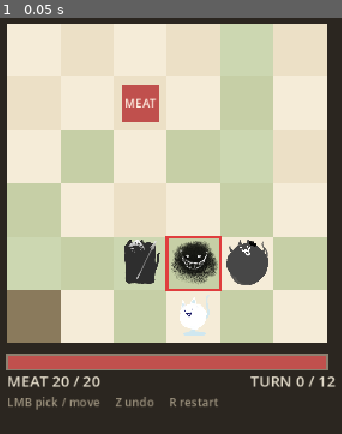
Above: before the commit, frame 1.
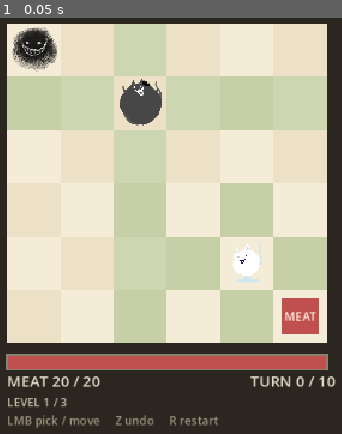
Above: after the commit, the same moment.

Repository: HoollowBW/CatCatcher
Game: Godot game, scene res://CatCatcherMAIN/Scenes/board.tscn
Same seed, same stepped clock (60 frames per second), same inputs: the game is played once before the commit and once after it.
Inputs:
- Up to frame 1 (0.05 s): no input

The runs differ from the first frame. In frame 1, 38% of the frame differs, in the area x 2-99%, y 1-99%.

Commit message:
M2: 3 levels + progression + Rules.apply_turn split + level solvability checks

Diff:
--- a/CatCatcherMAIN/Core/game_controller.gd
+++ b/CatCatcherMAIN/Core/game_controller.gd
@@ -51,40 +51,13 @@
 	# 悔棋快照必须在动手之前拍
 	_undo.append(state.snapshot())
 
-	state.cats[cat_index]["pos"] = to
-	state.turn += 1
-
-	# ① 玩家这一步可能直接把狗围死了 —— 狗没有动作可做
-	if Encircle.is_encircled(state):
-		_finish(true, "encircled")
-		return true
-
-	# ② 狗行动
-	var action := DogAI.plan(state)
-	match String(action["kind"]):
-		"eat":
-			state.meat_hp -= _config_int("meat", "bite_damage", 3)
-		"move":
-			state.dog["pos"] = action["to"]
-		"flick":
-			var victim: int = action["cat"]
-			state.cats[victim]["pos"] = Respawn.pick_cell(state)
-		_:
-			# DogAI 说没动作 = 围死
-			_finish(true, "encircled")
-			return true
-
-	# ③ 回合末自然腐坏
-	state.meat_hp -= _config_int("meat", "decay_per_turn", 1)
-
-	# ④ 胜负
-	if state.meat_hp <= 0:
-		state.meat_hp = 0
-		_finish(false, "meat_gone")
-	elif state.turn >= state.max_turns:
-		_finish(false, "timeout")
+	# 结算逻辑在 Rules 里，和关卡搜索/求解器共用同一份（别在这儿再抄一遍）
+	var result := Rules.apply_turn(state, config, cat_index, to)
+	var outcome := String(result["outcome"])
+	if outcome == Rules.ONGOING:
+		state_changed.emit()
 	else:
-		state_changed.emit()
+		_finish(outcome == Rules.WON, String(result["reason"]))
 	return true
 
 
@@ -135,8 +108,3 @@
 	result_reason = ""
 	state_changed.emit()
 	return true
-
-
-func _config_int(section: String, key: String, fallback: int) -> int:
-	var s: Dictionary = config.get(section, {})
-	return int(s.get(key, fallback))
--- a/CatCatcherMAIN/Core/level.gd
+++ b/CatCatcherMAIN/Core/level.gd
@@ -4,6 +4,13 @@
 
 const LEVEL_DIR := "res://CatCatcherMAIN/Data/levels/"
 const CONFIG_PATH := "res://CatCatcherMAIN/Data/game_config.json"
+
+## 关卡顺序 = 通关顺序。加关卡时这里和 _EXPORT_DEPS 各补一行。
+const LEVEL_PATHS := [
+	"res://CatCatcherMAIN/Data/levels/level_01.json",
+	"res://CatCatcherMAIN/Data/levels/level_02.json",
+	"res://CatCatcherMAIN/Data/levels/level_03.json",
+]
 
 ## ⚠️ 这一坨别删，它不是死代码。
 ## 实测两件事（别再重走一遍弯路）：
@@ -15,6 +22,8 @@
 const _EXPORT_DEPS := [
 	preload("res://CatCatcherMAIN/Data/game_config.json"),
 	preload("res://CatCatcherMAIN/Data/levels/level_01.json"),
+	preload("res://CatCatcherMAIN/Data/levels/level_02.json"),
+	preload("res://CatCatcherMAIN/Data/levels/level_03.json"),
 ]
 
 var id: int = 0
@@ -31,10 +40,32 @@
 ## Vector2i 数组
 var obstacles: Array = []
 
-## M3 才用，格式待定（见 ARCHITECTURE 第 10 节）
+## 提示序列，元素 { "cat": [x,y], "to": [x,y] }。前几关教学用，空数组 = 交给求解器（M3）
 var hint: Array = []
 
+## 参考解法，元素同 hint 格式。**只给自检和求解器验收用，不展示给玩家**。
+## 每关必须有一条能走通的解法，selftest 会照着重放一遍 —— 这是关卡不会变成死局的保证。
+var solution: Array = []
+
 var max_turns: int = 12
+
+
+static func count() -> int:
+	return LEVEL_PATHS.size()
+
+
+static func path_at(index: int) -> String:
+	if index < 0 or index >= LEVEL_PATHS.size():
+		return ""
+	return LEVEL_PATHS[index]
+
+
+static func from_index(index: int) -> Level:
+	var p := path_at(index)
+	if p.is_empty():
+		push_error("关卡下标越界: %d" % index)
+		return null
+	return from_file(p)
 
 
 ## 读一个 JSON 成 Dictionary。
@@ -84,6 +115,7 @@
 		lv.obstacles.append(_to_cell(o))
 
 	lv.hint = d.get("hint", [])
+	lv.solution = d.get("solution", [])
 	lv.max_turns = int(d.get("max_turns", 12))
 	return lv
 
--- /dev/null
+++ b/CatCatcherMAIN/Core/rules.gd
@@ -0,0 +1,56 @@
+class_name Rules
+extends RefCounted
+## 一个回合的完整结算，**纯静态函数**：给状态 + 玩家动作，原地推进整回合。
+##
+## 为什么单独抽出来：GameController（实战）、tests/solvecheck.gd（关卡设计搜索）、
+## 以后 M3 的求解器，三边必须是**同一套结算逻辑**。各写一份的下场是搜索说"这关有解"、
+## 实战却赢不了。
+##
+## 调用方负责：① 先确认这一步合法（MoveRules.legal_moves）；② 需要回滚就自己先 snapshot()。
+
+const ONGOING := "ongoing"
+const WON := "won"
+const LOST := "lost"
+
+
+## 玩家走一步 -> 狗立刻行动 -> 回合末腐坏 -> 结算。
+## 返回 { "outcome": ONGOING/WON/LOST, "reason": String }
+## reason 是语言无关的 code，屏幕文案由表现层映射（ARCHITECTURE 8.2）。
+static func apply_turn(state: GameState, config: Dictionary, cat_index: int, to: Vector2i) -> Dictionary:
+	state.cats[cat_index]["pos"] = to
+	state.turn += 1
+
+	# ① 玩家这一步可能直接把狗围死了
+	if Encircle.is_encircled(state):
+		return { "outcome": WON, "reason": "encircled" }
+
+	# ② 狗行动
+	var action := DogAI.plan(state)
+	match String(action["kind"]):
+		"eat":
+			state.meat_hp -= cfg_int(config, "meat", "bite_damage", 3)
+		"move":
+			state.dog["pos"] = action["to"]
+		"flick":
+			var victim: int = action["cat"]
+			state.cats[victim]["pos"] = Respawn.pick_cell(state)
+		_:
+			# DogAI 说没动作 = 围死
+			return { "outcome": WON, "reason": "encircled" }
+
+	# ③ 回合末自然腐坏
+	state.meat_hp -= cfg_int(config, "meat", "decay_per_turn", 1)
+
+	# ④ 胜负
+	if state.meat_hp <= 0:
+		state.meat_hp = 0
+		return { "outcome": LOST, "reason": "meat_gone" }
+	if state.turn >= state.max_turns:
+		return { "outcome": LOST, "reason": "timeout" }
+
+	return { "outcome": ONGOING, "reason": "" }
+
+
+static func cfg_int(config: Dictionary, section: String, key: String, fallback: int) -> int:
+	var s: Dictionary = config.get(section, {})
+	return int(s.get(key, fallback))
--- a/CatCatcherMAIN/Data/levels/level_01.json
+++ b/CatCatcherMAIN/Data/levels/level_01.json
@@ -1,18 +1,19 @@
 {
   "id": 1,
-  "name": "教学 · 先堵住它的路",
+  "name": "教学 · 一招收网",
   "grid": { "w": 6, "h": 6 },
-  "meat": [2, 1],
-  "dog": { "pos": [3, 4], "type": "stray" },
+  "meat": [5, 5],
+  "dog": { "pos": [0, 0], "type": "stray" },
   "cats": [
-	{ "pos": [4, 4], "type": "rook" },
-	{ "pos": [2, 4], "type": "horse" },
-	{ "pos": [3, 5], "type": "pawn" }
+	{ "pos": [2, 1], "type": "rook" },
+	{ "pos": [4, 4], "type": "pawn" }
   ],
-  "obstacles": [[0, 5]],
+  "obstacles": [],
   "hint": [
-	{ "cat": [4, 4], "to": [4, 3] },
-	{ "cat": [4, 3], "to": [5, 3] }
+	{ "cat": [2, 1], "to": [1, 1] }
   ],
-  "max_turns": 12
+  "solution": [
+	{ "cat": [2, 1], "to": [1, 1] }
+  ],
+  "max_turns": 10
 }
--- /dev/null
+++ b/CatCatcherMAIN/Data/levels/level_02.json
@@ -0,0 +1,19 @@
+{
+  "id": 2,
+  "name": "教学 · 石缝",
+  "grid": { "w": 6, "h": 6 },
+  "meat": [0, 0],
+  "dog": { "pos": [3, 4], "type": "stray" },
+  "cats": [
+    { "pos": [5, 4], "type": "rook" },
+    { "pos": [1, 2], "type": "horse" },
+    { "pos": [3, 1], "type": "pawn" }
+  ],
+  "obstacles": [[2, 3], [2, 4], [2, 5]],
+  "hint": [],
+  "solution": [
+    { "cat": [5, 4], "to": [4, 4] },
+    { "cat": [1, 2], "to": [2, 0] }
+  ],
+  "max_turns": 12
+}
--- /dev/null
+++ b/CatCatcherMAIN/Data/levels/level_03.json
@@ -0,0 +1,20 @@
+{
+  "id": 3,
+  "name": "教学 · 三步收网",
+  "grid": { "w": 6, "h": 6 },
+  "meat": [0, 0],
+  "dog": { "pos": [2, 2], "type": "stray" },
+  "cats": [
+    { "pos": [5, 2], "type": "rook" },
+    { "pos": [0, 5], "type": "horse" },
+    { "pos": [4, 0], "type": "pawn" }
+  ],
+  "obstacles": [[3, 2], [3, 1]],
+  "hint": [],
+  "solution": [
+    { "cat": [5, 2], "to": [5, 1] },
+    { "cat": [0, 5], "to": [1, 3] },
+    { "cat": [5, 1], "to": [5, 0] }
+  ],
+  "max_turns": 10
+}
--- a/CatCatcherMAIN/Scenes/board.gd
+++ b/CatCatcherMAIN/Scenes/board.gd
@@ -1,5 +1,5 @@
 extends Node2D
-## M1：棋盘 + 控制范围 + 单位 + 敌方行动预览 + 悔棋/重开 + 胜负提示。
+## M2：多关 + 通关流程（在 M1 的棋盘/控制范围/预览/悔棋之上）。
 ##
 ## 表现层只做三件事：读 Core 的结果来画、把玩家输入翻译成 Core 的函数调用、播表现。
 ## 规则一律不写在这里 —— 写进来就没法给求解器复用了。
@@ -7,8 +7,6 @@
 ## 所有屏幕文字都是 ASCII：Godot 内置字体没有 CJK 字形，中文在 web 版会画成方块。
 ## 占位贴图借自隔壁 hollow-bastion（战车/骑士/白猫士兵/恐惧之影），M4 换真美术时整体替换。
 
-const LEVEL_PATH := "res://CatCatcherMAIN/Data/levels/level_01.json"
-
 const TEX_CAT := {
 	"pawn": preload("res://CatCatcherMAIN/Graphics/placeholders/cat_pawn.png"),
 	"rook": preload("res://CatCatcherMAIN/Graphics/placeholders/cat_rook.png"),
@@ -40,13 +38,14 @@
 var _selected: int = -1
 ## 鼠标下的格子，(-1,-1) = 不在棋盘上
 var _hover := Vector2i(-1, -1)
+## 当前关卡在 Level.LEVEL_PATHS 里的下标
+var _level_index: int = 0
 
 
 func _ready() -> void:
 	config = Level.load_config()
-	level = Level.from_file(LEVEL_PATH)
-	if level == null or config.is_empty():
-		push_error("关卡或配置加载失败 —— 框架没跑通")
+	if config.is_empty():
+		push_error("配置加载失败 —— 框架没跑通")
 		return
 
 	cell_size = int(config["board"]["cell_size"])
@@ -56,19 +55,37 @@
 	meat_max_hp = int(config["meat"]["max_hp"])
 
 	controller = GameController.new()
-	controller.setup(level, config)
 	controller.state_changed.connect(queue_redraw)
 	controller.game_over.connect(_on_game_over)
 
 	RenderingServer.set_default_clear_color(_color("bg"))
-
-	print("[CatCatcher] M1 OK | 关卡 %d %s | 猫 %d 只 | 狗 %s @ %s | 肉 @ %s | HP %d" % [
-		level.id, level.display_name, level.cat_spawns.size(),
-		level.dog_type, str(level.dog_pos), str(level.meat_pos), controller.state.meat_hp,
+	print("[CatCatcher] 左键点猫选中 / 点高亮格移动 | Z 悔棋 | R 重开本关 | 通关后 SPACE 下一关")
+
+	_start_level(0)
+
+
+## 载入第 index 关。重开本关也走这里。
+func _start_level(index: int) -> void:
+	_level_index = clampi(index, 0, Level.count() - 1)
+	level = Level.from_index(_level_index)
+	if level == null:
+		push_error("关卡加载失败: index %d" % _level_index)
+		return
+
+	controller.setup(level, config)
+	_selected = -1
+	_hover = Vector2i(-1, -1)
+	queue_redraw()
+
+	print("[CatCatcher] 关卡 %d/%d %s | 猫 %d 只 | 狗 %s @ %s | 肉 @ %s | HP %d" % [
+		_level_index + 1, Level.count(), level.display_name,
+		level.cat_spawns.size(), level.dog_type,
+		str(level.dog_pos), str(level.meat_pos), controller.state.meat_hp,
 	])
-	print("[CatCatcher] 左键点猫选中 / 点高亮格移动 | Z 悔棋 | R 重开")
-
-	queue_redraw()
+
+
+func _has_next_level() -> bool:
+	return _level_index + 1 < Level.count()
 
 
 # ---------------------------------------------------------------- 绘制 ----
@@ -199,18 +216,30 @@
 
 	_text("MEAT %d / %d" % [state.meat_hp, meat_max_hp], bar_pos + Vector2(0, 38), FONT_MID, Color(0.9, 0.87, 0.8))
 	_text("TURN %d / %d" % [state.turn, state.max_turns], bar_pos + Vector2(bar_w - 92, 38), FONT_MID, Color(0.9, 0.87, 0.8))
-	_text("LMB pick / move     Z undo     R restart", bar_pos + Vector2(0, 62), FONT_SMALL, Color(0.62, 0.58, 0.5))
+	# 只显示关卡序号，不显示 level.display_name —— 那是中文，桌面端靠系统字体回退能画，
+	# web 版不一定有回退。关名字留给文档，M4 引入中文字体后再上屏。
+	_text("LEVEL %d / %d" % [_level_index + 1, Level.count()],
+		bar_pos + Vector2(0, 62), FONT_SMALL, Color(0.78, 0.74, 0.66))
+	_text("LMB pick / move     Z undo     R restart", bar_pos + Vector2(0, 84), FONT_SMALL, Color(0.62, 0.58, 0.5))
 
 
 func _draw_result() -> void:
 	var vp := get_viewport_rect().size
 	draw_rect(Rect2(Vector2.ZERO, vp), Color(0, 0, 0, 0.66))
+
 	var headline := "YOU WIN" if controller.won else "YOU LOSE"
 	var tint := Color("#8fd17a") if controller.won else Color("#e0705e")
 	_text_centered(headline, vp.x * 0.5, vp.y * 0.5 - 12, FONT_BIG, tint)
 	_text_centered(String(REASON_TEXT.get(controller.result_reason, controller.result_reason)),
 		vp.x * 0.5, vp.y * 0.5 + 26, FONT_MID, Color(0.85, 0.82, 0.76))
-	_text_centered("press R to restart", vp.x * 0.5, vp.y * 0.5 + 58, FONT_SMALL, Color(0.62, 0.58, 0.5))
+
+	var prompt := "press R to restart"
+	if controller.won:
+		if _has_next_level():
+			prompt = "press SPACE for the next level"
+		else:
+			prompt = "all levels cleared - press R to replay"
+	_text_centered(prompt, vp.x * 0.5, vp.y * 0.5 + 58, FONT_SMALL, Color(0.62, 0.58, 0.5))
 
 
 # ---------------------------------------------------------------- 输入 ----
@@ -229,8 +258,10 @@
 				controller.undo()
 				_selected = -1
 			KEY_R:
-				controller.restart()
-				_selected = -1
+				_start_level(_level_index)      # 重开本关（不是从头玩）
+			KEY_SPACE:
+				if controller.finished and controller.won and _has_next_level():
+					_start_level(_level_index + 1)
 			KEY_ESCAPE:
 				_selected = -1
 		queue_redraw()
--- a/tests/selftest.gd
+++ b/tests/selftest.gd
@@ -19,6 +19,7 @@
 	_test_controller()
 	_test_win()
 	_test_lose()
+	_test_levels()
 
 	print("---- %d passed, %d failed ----" % [_pass, _fail])
 	quit(1 if _fail > 0 else 0)
@@ -235,6 +236,54 @@
 	_eq(gc.state.meat_hp, 0, "HP 不会显示成负数")
 
 
+## 每关的参考解法照着重放一遍 —— 这是"关卡不是死局"的回归保证。
+## 关卡 JSON 里改了一个坐标但忘了改 solution，这里立刻炸。
+func _test_levels() -> void:
+	var cfg := Level.load_config()
+	_ok(Level.count() > 0, "至少有一关")
+
+	for i in Level.count():
+		var lv := Level.from_index(i)
+		if lv == null:
+			_fail += 1
+			printerr("  FAIL: 关卡 %d 加载不出来" % (i + 1))
+			continue
+
+		_ok(not lv.solution.is_empty(), "关卡 %d (%s) 有参考解法" % [i + 1, lv.display_name])
+
+		var gc := GameController.new()
+		gc.setup(lv, cfg)
+
+		if Encircle.is_encircled(gc.state):
+			_fail += 1
+			printerr("  FAIL: 关卡 %d 开局就是围死（白送）" % (i + 1))
+			continue
+
+		var replay_ok := true
+		for n in lv.solution.size():
+			var step: Dictionary = lv.solution[n]
+			var at := _cell(step["cat"])
+			var to := _cell(step["to"])
+			var idx := gc.state.cat_at(at)
+			if idx < 0:
+				_fail += 1
+				printerr("  FAIL: 关卡 %d 第 %d 步 —— (%d,%d) 上没有猫" % [i + 1, n + 1, at.x, at.y])
+				replay_ok = false
+				break
+			if not gc.try_move_cat(idx, to):
+				_fail += 1
+				printerr("  FAIL: 关卡 %d 第 %d 步不合法" % [i + 1, n + 1])
+				replay_ok = false
+				break
+
+		if replay_ok:
+			_ok(gc.finished and gc.won, "关卡 %d 参考解法能围死" % (i + 1))
+
+
+func _cell(arr) -> Vector2i:
+	return Vector2i(int(arr[0]), int(arr[1]))
+
+
 # ---------------------------------------------------------------- 断言 ----
 
 func _ok(cond: bool, label: String) -> void:
--- /dev/null
+++ b/tests/solvecheck.gd
@@ -0,0 +1,111 @@
+extends SceneTree
+## 关卡尺子：迭代加深 DFS，找一条能在 N 步内围死狗的路线。
+##
+##   godot --headless --path . --script res://tests/solvecheck.gd [-- 最大深度] [关卡文件...]
+##
+## 用来设计关卡和确认"这关不是死局"。**不是** M3 的正式求解器（那个要带启发式和剪枝），
+## 但两者共用 Rules.apply_turn，所以搜出来的路线实战一定走得通。
+##
+## 注意：狗是确定性的，所以每个局面只有玩家一侧分支。分支因子 ≈ 每只猫的可走格数之和。
+
+const DEFAULT_MAX_DEPTH := 4
+
+var _config: Dictionary
+var _best_depth := {}   # 状态指纹 -> 到达它时剩余的最大步数（避免重复展开）
+var _nodes := 0
+var _checked := 0
+
+
+func _initialize() -> void:
+	_config = Level.load_config()
+
+	var depth := DEFAULT_MAX_DEPTH
+	var paths: Array = []
+	for arg in OS.get_cmdline_user_args():
+		if arg.is_valid_int():
+			depth = int(arg)
+		else:
+			paths.append(arg)
+	if paths.is_empty():
+		paths = Level.LEVEL_PATHS
+
+	print("== solvecheck: 最大深度 %d ==" % depth)
+	for p in paths:
+		_check(String(p), depth)
+
+	print("---- 检查了 %d 关，展开 %d 个节点 ----" % [_checked, _nodes])
+	quit(0)
+
+
+func _check(path: String, max_depth: int) -> void:
+	var lv := Level.from_file(path)
+	if lv == null:
+		print("FAIL %s  读不出来" % path.get_file())
+		return
+
+	_checked += 1
+	var start := lv.to_state(_config)
+	var t0 := Time.get_ticks_msec()
+
+	# 开局就是围死 => 数据错了
+	if Encircle.is_encircled(start):
+		print("BAD  %s  开局狗已经被围死（关卡是白送的）" % path.get_file())
+		return
+
+	var line: Array = []
+	var found := -1
+	for d in range(1, max_depth + 1):
+		_best_depth.clear()
+		line = _search(start.clone(), d)
+		if not line.is_empty():
+			found = d
+			break
+
+	var ms := Time.get_ticks_msec() - t0
+	if found > 0:
+		print("OK   %-14s 最短 %d 步（%d ms）" % [path.get_file(), found, ms])
+		print("     解法: %s" % JSON.stringify(line))
+	else:
+		print("FAIL %-14s %d 步内无解（%d ms）" % [path.get_file(), max_depth, ms])
+
+
+func _search(state: GameState, depth: int) -> Array:
+	if depth <= 0:
+		return []
+
+	for i in state.cats.size():
+		var from: Vector2i = state.cats[i]["pos"]
+		for cell in MoveRules.legal_moves(state, i):
+			_nodes += 1
+			var sim := state.clone()
+			var result := Rules.apply_turn(sim, _config, i, cell)
+			var outcome := String(result["outcome"])
+
+			var step := { "cat": [from.x, from.y], "to": [cell.x, cell.y] }
+			if outcome == Rules.WON:
+				return [step]
+			if outcome == Rules.LOST:
+				continue
+
+			var key := _fingerprint(sim)
+			if _best_depth.has(key) and int(_best_depth[key]) >= depth - 1:
+				continue
+			_best_depth[key] = depth - 1
+
+			var tail := _search(sim, depth - 1)
+			if not tail.is_empty():
+				return ([step] + tail)
+
+	return []
+
+
+## 状态指纹。猫按顺序取位置（叠放时能区分），外加狗、肉 HP、回合数。
+func _fingerprint(state: GameState) -> String:
+	var parts := PackedStringArray()
+	for c in state.cats:
+		var p: Vector2i = c["pos"]
+		parts.append("%d,%d" % [p.x, p.y])
+	parts.append("d%d,%d" % [state.dog["pos"].x, state.dog["pos"].y])
+	parts.append("h%d" % state.meat_hp)
+	parts.append("t%d" % state.turn)
+	return "|".join(parts)
Not shown, added: CatCatcherMAIN/Core/rules.gd.uid
Not shown, added: tests/solvecheck.gd.uid
Not shown, changed: ARCHITECTURE.md
